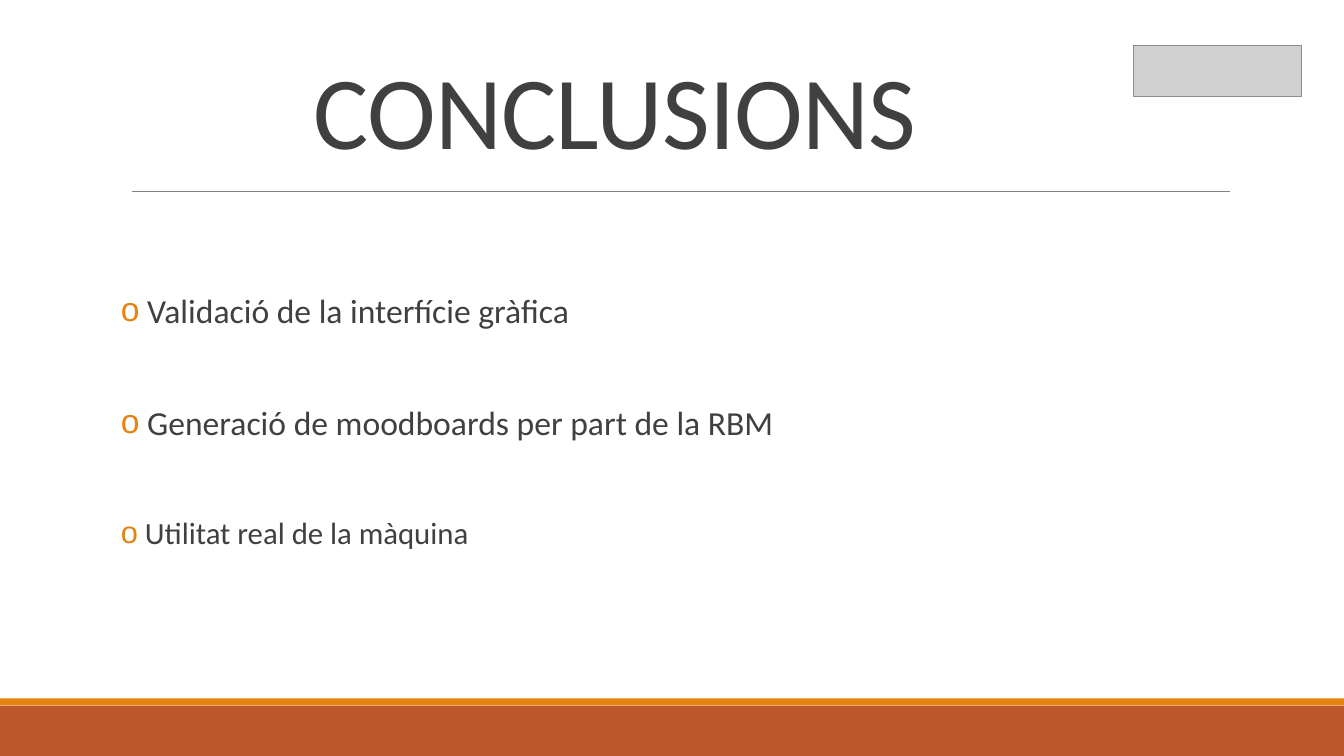
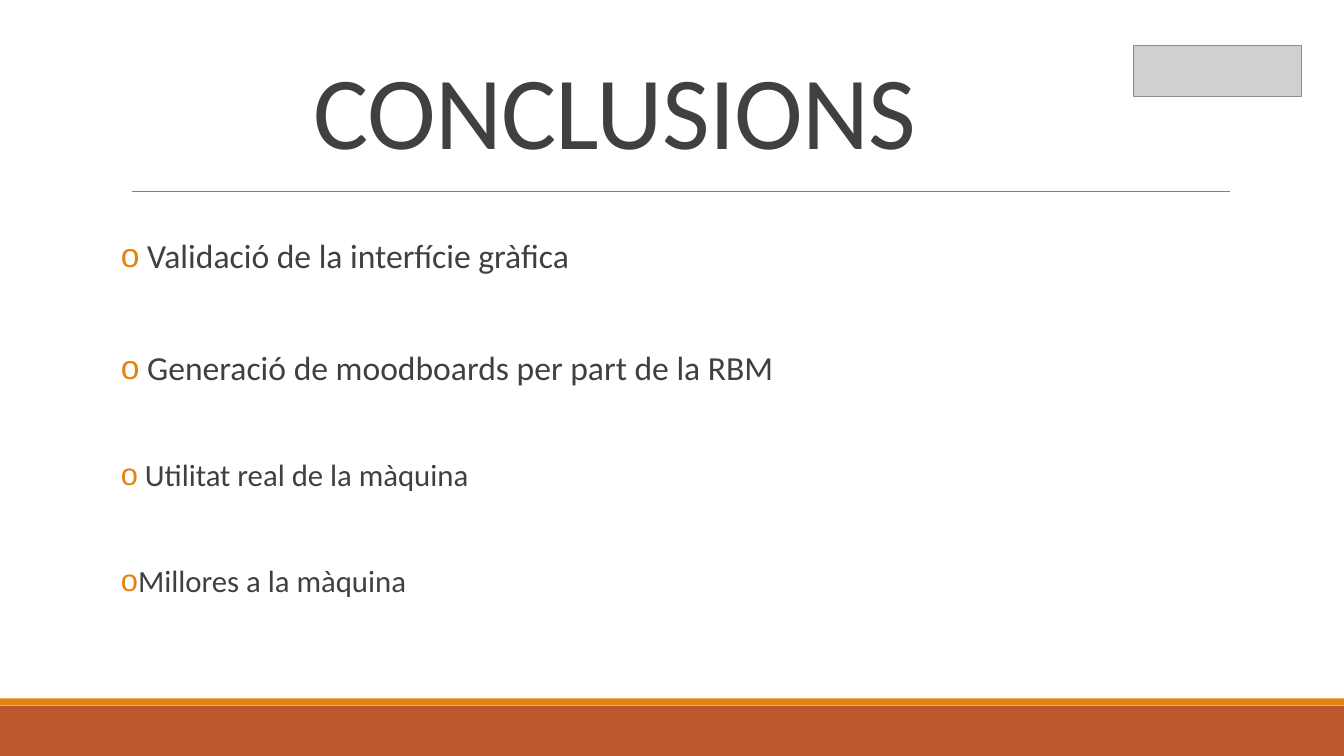
Before and after one commit to MarcFerrerMargarit/RBM_Grid_Generator, a slide deck: slide 13 of Presentation/Presentacio.pptx. Drawn at 1344x756 pixels with LibreOffice and Linux fonts; fonts in the diff are those of the drawing; grey boxes stand for pictures. Boxes give left, top, right and bottom in pixels: in the first picture for what was removed or moved away, otherwise in the second. Text is boxed around its words. In the diff, an @@ line names an element or a change of style, - is before the commit and + after.

```diff
--- a/Presentation/Presentacio.pptx
+++ b/Presentation/Presentacio.pptx
@@ text "Validació de la interfície gràfica": place and size @@
-text "Validació de la interfície gràfica" at <box>145,299,773,549</box>
+text "Validació de la interfície gràfica" at <box>138,244,773,597</box>
@@ text at <box>138,570,407,597</box>: paragraph added @@
+o Millores a la màquina
```
Also in this commit, not shown: 1 other slide changed, 1 other file.
